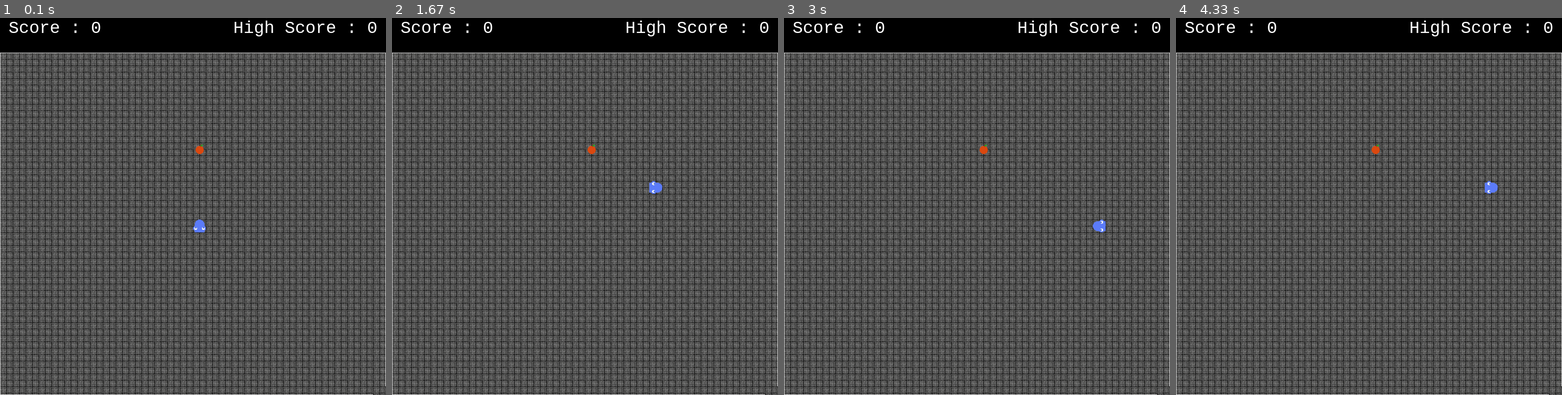
Above: before the commit, frames 1-4 (left to right).
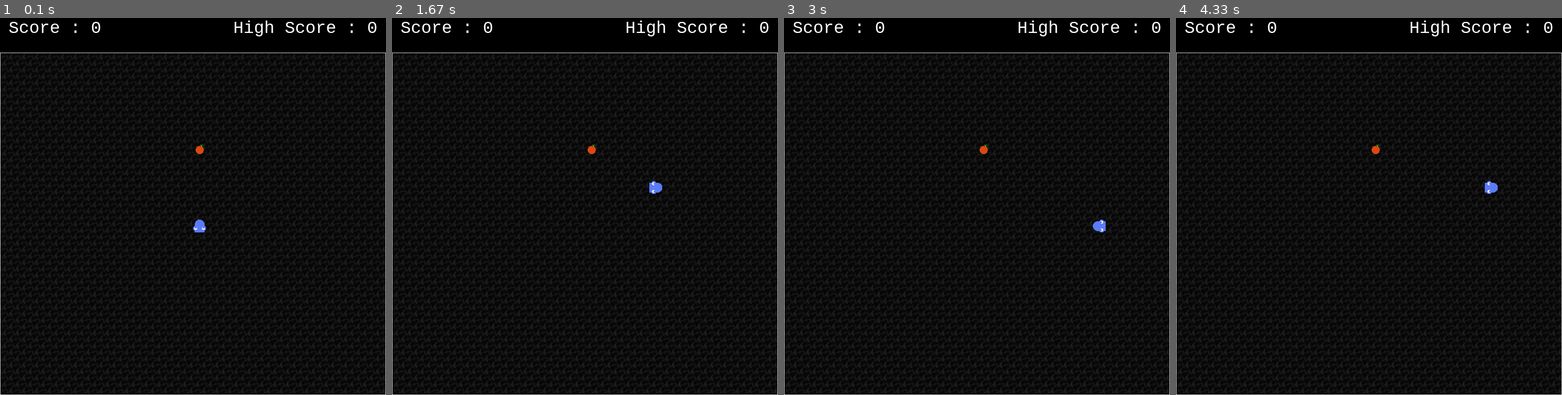
Above: after the commit, the same moments.

Repository: mohamedkamara7613/personalproject
Game: pygame game, started from Autres/Python/Snake_Game/main.py
Same seed, same stepped clock (60 frames per second), same inputs: the game is played once before the commit and once after it.
Inputs:
- Up to frame 1 (0.1 s): no input
- Up to frame 2 (1.67 s): hold Right 0.33-0.8 s; hold Up 0.83-1.3 s; hold Right from 1.33 s (still down)
- Up to frame 3 (3 s): release Right at 1.8 s; hold Left 1.83-2.37 s; hold Down 2.4-2.87 s; hold Left from 2.9 s (still down)
- Up to frame 4 (4.33 s): release Left at 3.37 s; hold Up 3.4-3.87 s; hold Right from 3.9 s (still down)

The runs differ from the first frame. In frame 1, 83% of the frame differs, in the area x 0-100%, y 9-100%; in frame 2, 83%; in frame 3, 83%; in frame 4, 83%.

Commit message:
`Refactored SnakeGame class: updated background image, added collision detection with borders, and modified game loop`

Diff:
--- a/Autres/Python/Snake_Game/main.py
+++ b/Autres/Python/Snake_Game/main.py
@@ -1,6 +1,5 @@
 """
     A FAIRE:
-        - rajouter les sprites
         - Sauvegarder le high_score dans un fichier text ou crypter a la fin du jeu jeu et a chaque perte
           et recuper au demarrage du jeu
         - rajouter de la music, les effets
@@ -53,7 +52,10 @@
     def load_assets(self):
         try:
             # Images de fond
-            self.background = pygame.image.load("images/textureStone.png")
+            #self.background = pygame.image.load("images/textureStone.png")
+            self.background = pygame.image.load("images/floor.png")
+            self.background = pygame.image.load("images/alienfloor1_specular.jpg")
+
             #self.background = pygame.transform.scale(self.background, (WIDTH, HEIGHT))
             self.background = pygame.transform.scale(self.background, (BOX_SIZE, BOX_SIZE))
 
@@ -235,6 +237,13 @@
                 self.high_score = self.score
                 return True
 
+        # Si le serpent touche le bord
+        if (self.snake_head["x"] == 0) or (self.snake_head["x"] == self.columns):
+            self.high_score = self.score
+            return True
+        elif (self.snake_head["y"] == 0) or (self.snake_head["y"]) == self.rows:
+            self.high_score = self.score
+            return True
 
     def updateGame(self):
         # Réinitialiser la grille
@@ -327,10 +336,6 @@
                 else:
                     current_segment["img"] = self.snake_imgs["body_topright"]  # Coin haut-droit
 
-
-
-
-
         # Mise à jour de l'image de la queue
         if len(self.snake) > 1:
             tail = self.snake[-1]
@@ -374,8 +379,9 @@
         for j in range(self.rows+1):
             for i in range(self.columns):
                  # Faire apparaitre la grille
+                self.screen.blit(self.background, (i*BOX_SIZE, j* BOX_SIZE + HEADING))
                 pygame.draw.rect(self.screen, WHITE, (0, HEADING, WIDTH, HEIGHT), 1)
-                self.screen.blit(self.background, (i*BOX_SIZE, j* BOX_SIZE + HEADING))
+
 
         # Dessiner le food (nourriture)
         self.screen.blit(self.food_img, (self.food["x"]*BOX_SIZE, self.food["y"]*BOX_SIZE + HEADING))
